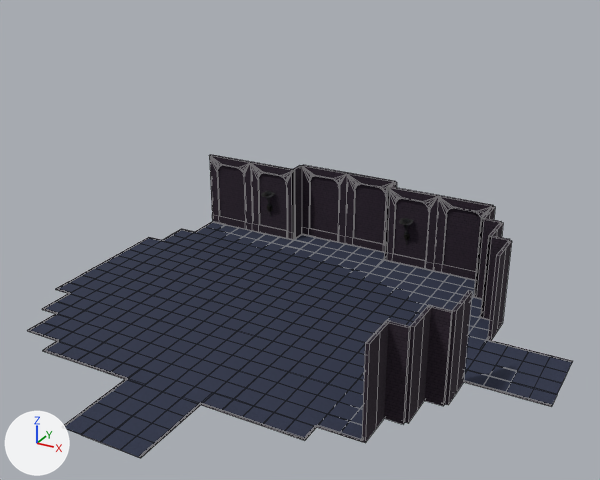
The Blender file scenes/rooms/entrance_rooms/room04/room04.blend, before and after one commit.
Both versions are drawn from a 50 mm camera at (39.7, -64.5, 41.0) aimed at (6.3, -3.8, 10.6). The axes (+X, +Y, +Z) are drawn at lower left. The lights are the same throughout. Mesh edges are drawn as thin lines on the coarser meshes.

The first picture shows 'chao_room05', 'paredes_room05'.
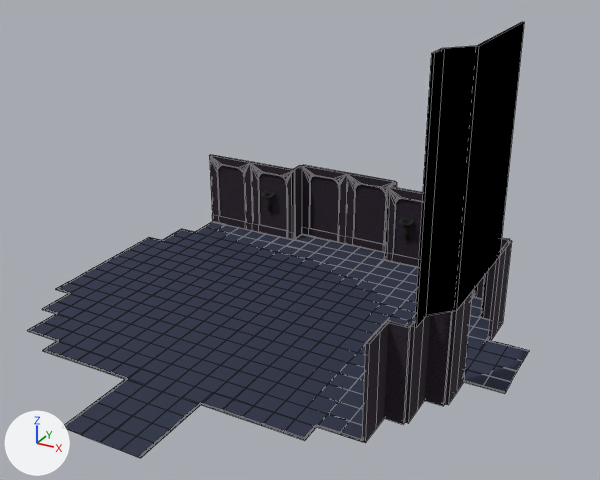
The change, as a list of edits to the scene's bpy script:
```text
Add mat_material_001:
    mat_material_001 = principled_material('Material.001')
    mat_material_001.base_color = (0.0, 0.0, 0.0)  # black #000000
    mat_material_001.roughness = 1.0
    mat_material_001.specular_ior_level = 0.0
Change me_cube_681:
    used by ob_chao_room05; location = (-17.0, 16.0, 0.0)
    remove me_cube_681.from_pydata(...)  # 3726 vertices, 2882 faces; spans x -5.0..47.0, y -41.0..3.0, z 0.0..0.1
    add me_cube_681.from_pydata(...)  # 3654 vertices, 2814 faces, 1 loose edge; spans x -5.0..43.0, y -41.0..3.0, z 0.0..0.1
    me_cube_681 part 1: the loose piece of 16 vertices spanning x 45.0..47.0, y -19.0..-17.0, z 0.0..0.1 is deleted
    me_cube_681 part 2: the loose piece of 16 vertices spanning x 45.0..47.0, y -13.0..-11.0, z 0.0..0.1 is deleted
    me_cube_681 part 3: the loose piece of 8 vertices spanning x 45.0..47.0, y -17.0..-15.0, z 0.0..0.1 is deleted
    me_cube_681 part 4: the loose piece of 8 vertices spanning x 45.0..47.0, y -15.0..-13.0, z 0.0..0.1 is deleted
    me_cube_681 part 5
    24 vertices are removed from x 45.0, y -19.0..-11.0, z 0.0..0.1
    30 faces are deleted
    1 loose edge is added
Add me_cube:
    me_cube.from_pydata([(1.1, -7.0, 20.0), (1.3, -7.0, 20.0), (1.1, 5.0, 20.0), (1.3, 5.0, 20.0), (1.1, -7.0, -1.0), (1.3, -7.0, -1.0), (1.1, 5.0, -1.0), (1.3, 5.0, -1.0), (-0.7, -9.0, 20.0), (-0.5, -9.0, 20.0), (-0.7, -9.0, -1.0), (-0.5, -9.0, -1.0), (-0.7, -11.0, 20.0), (-0.5, -11.0, 20.0), (-0.7, -11.0, -1.0), (-0.5, -11.0, -1.0)], [], [(0, 1, 3, 2), (2, 3, 7, 6), (6, 7, 5, 4), (4, 5, 1, 0), (2, 6, 4, 0), (7, 3, 1, 5), (5, 1, 9, 11), (0, 4, 10, 8), (11, 9, 13, 15), (8, 10, 14, 12), (12, 14, 15, 13)])
    me_cube.materials.append(mat_material_001)  # black #000000
Add ob_cube:
    ob_cube = bpy.data.objects.new('Cube', me_cube)
    ob_cube.location = (21.0, 0.0, 10.0)
```

What differs and where, as boxes (x1, y1, x2, y2) in the pictures (600 x 480 px):
'chao_room05', reshaped (8% narrower)
    before: (27, 221, 573, 458)
    after: (27, 221, 529, 458)
'Cube', added (black)
    after: (414, 22, 524, 328)
part 1 of me_cube_681, deleted
    before: (528, 388, 557, 407)
part 2 of me_cube_681, deleted
    before: (546, 356, 573, 372)
part 3 of me_cube_681, deleted
    before: (534, 377, 562, 394)
part 4 of me_cube_681, deleted
    before: (540, 366, 568, 383)
part 5 of me_cube_681, cut back
    before: (505, 350, 551, 400)
